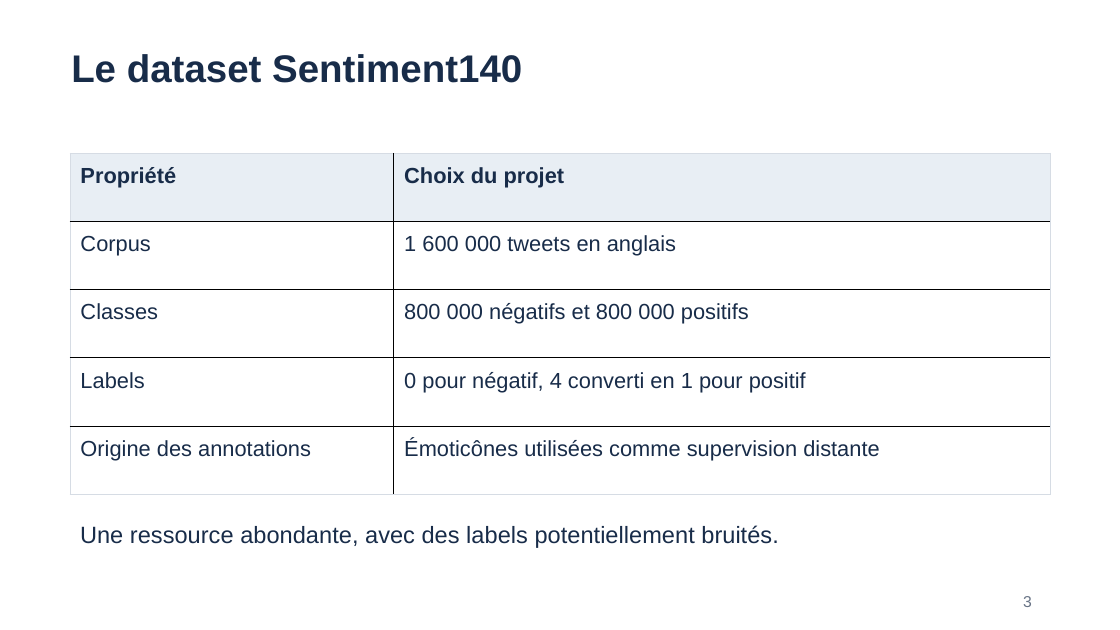
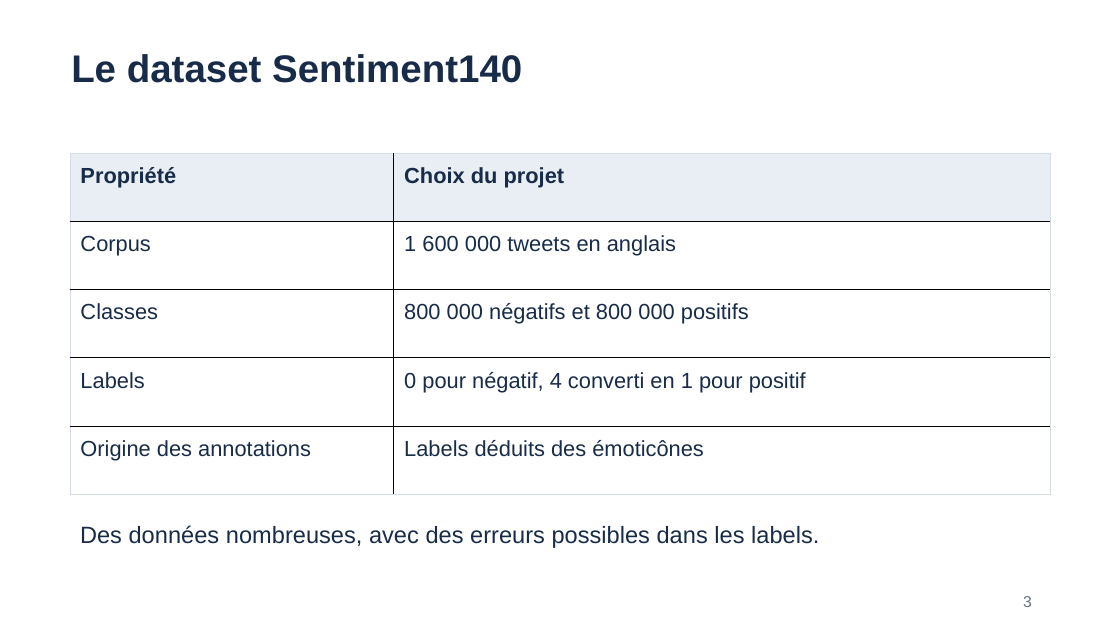
Before and after one commit to CaNaLLx/OpenClassrooms_projet_9, a slide deck: slide 3 of Livrables/CHARDON_Allan_5_presentation_082026.pptx. Drawn at 1120x630 pixels with LibreOffice and Linux fonts; fonts in the diff are those of the drawing. Boxes give left, top, right and bottom in pixels: in the first picture for what was removed or moved away, otherwise in the second. Text is boxed around its words. In the diff, an @@ line names an element or a change of style, - is before the commit and + after.

```diff
--- a/Livrables/CHARDON_Allan_5_presentation_082026.pptx
+++ b/Livrables/CHARDON_Allan_5_presentation_082026.pptx
@@ table at [70,153,1049,494] @@
-row 5, column 2: Émoticônes utilisées comme supervision distante
+row 5, column 2: Labels déduits des émoticônes
@@ text at [80,525,819,548]: text changed @@
-Une ressource abondante, avec des labels potentiellement bruités.
+Des données nombreuses, avec des erreurs possibles dans les labels.
```
Also in this commit, not shown: 15 other slides changed, 15 other files.
